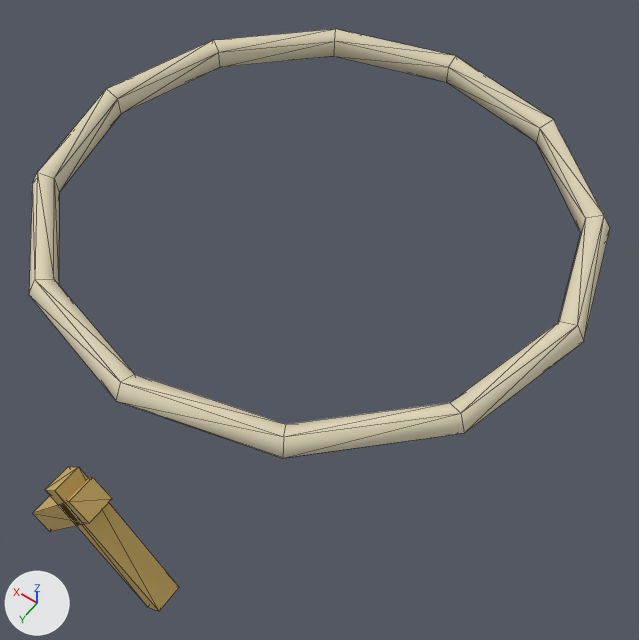
Two versions of the glTF model public/assets/island/characters/wear/x2_necklace_bamboo_knot_low.glb, one commit apart.
Before and after are seen from a camera (50 mm lens) standing at (-0.257, 0.354, 1.507) and looking at (-0.02, 0.023, 0.986). Every picture has the same lights, and +X, +Y and +Z are marked at lower left. The picture after the commit comes second. Mesh edges are drawn as thin lines. Vertices at exactly the same position are counted once.

In view in the first picture: 'BakedF1'.
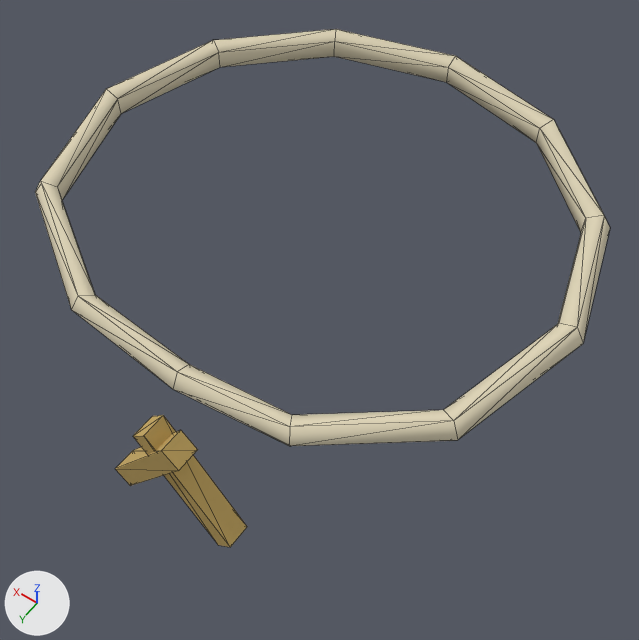
Pixel boxes [x1, y1, x2, y2] of what changed, in the pictures (639 x 640 px; the box of a moved part takes in the faces that stretch with it):
'BakedF1', reshaped (11% shorter): before [29, 29, 610, 611]; after [35, 29, 610, 547]
part 1 of me_mesh_0, moved or reshaped: before [45, 466, 179, 611]; after [133, 415, 247, 547]
part 2 of me_mesh_0, moved or reshaped: before [33, 477, 112, 531]; after [115, 430, 198, 486]
part 3 of me_mesh_0, moved or reshaped: before [29, 89, 610, 458]; after [35, 89, 610, 446]

The change in detail:
me_mesh_0 is used by ob_bakedf1; location (0.0, 0.0, 0.0).
me_mesh_0 had 76 vertices, 144 faces and spanned x -0.201..0.201, y -0.196..0.25, z 0.938..1.086.
me_mesh_0 now has 76 vertices, 144 faces and spans x -0.201..0.201, y -0.196..0.182, z 0.9..1.086.
me_mesh_0 part 1: the loose piece of 8 vertices spanning x -0.058..0.018, y 0.23..0.25, z 0.938..1.042 is moved by (0.003, -0.07, -0.038).
me_mesh_0 part 2: the loose piece of 8 vertices spanning x -0.018..0.058, y 0.23..0.25, z 0.938..1.042 is moved by (-0.003, -0.068, -0.036).
Part 3, on me_mesh_0:
5 vertices in x 0.159..0.174, y 0.089..0.098, z 1.064..1.086 move by (0.0, 0.0, -0.008).
5 vertices in x -0.201..-0.183, y 0.0, z 1.064..1.086 move by (0.0, 0.0, -0.002).
5 vertices in x -0.174..-0.159, y 0.089..0.098, z 1.064..1.086 move by (0.004, -0.002, -0.014).
3 vertices in x 0.0, y 0.189..0.196, z 1.064..1.086 move by (0.0, -0.041, -0.038).
12 vertices move from x -0.1..0.1, y 0.155..0.179, z 1.064..1.086 to x -0.087..0.09, y 0.132..0.151, z 1.03..1.06.
